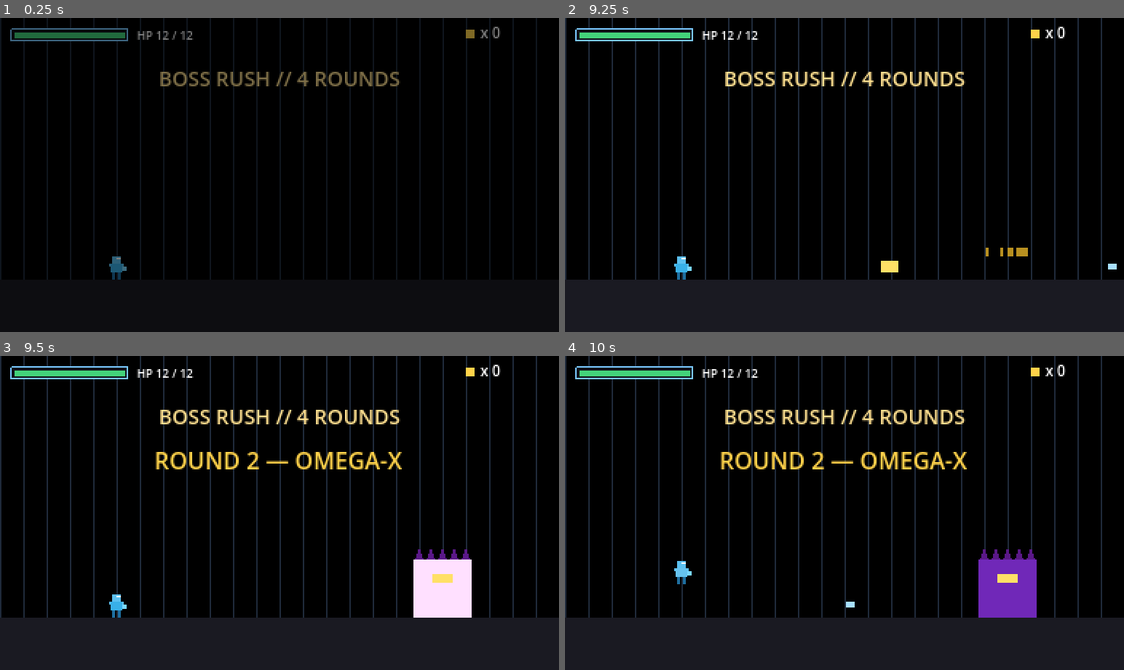
Above: before the commit, frames 1-4 (two rows, left to right).
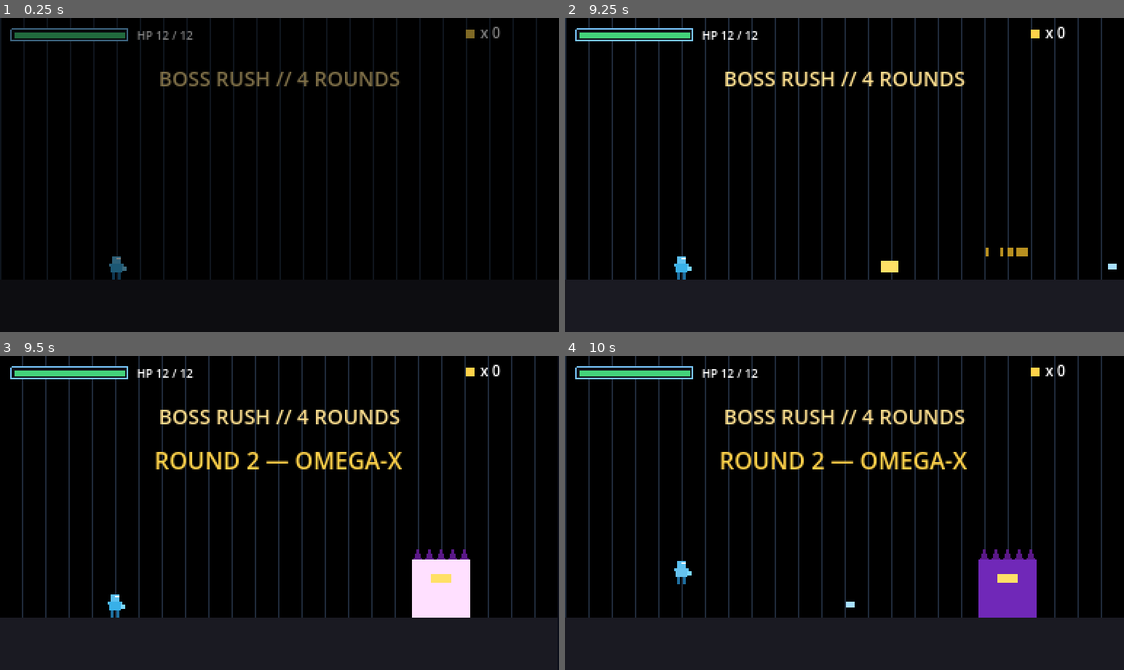
Above: after the commit, the same moments.

Repository: Arlong6/voltline
Game: Godot game, scene res://scenes/levels/boss_rush.tscn
Two runs of this game, one before a commit and one after it. Both use one fixed random seed, a clock stepped at 60 frames per second and the inputs below. This scene is started directly instead of the project's main scene.
Inputs (mouse positions are in pixels of both pictures, inside the frame that each line leads up to):
- Up to frame 1 (0.25 s): no input
- Up to frame 2 (9.25 s): tap Enter at 0.5, 5.1 s; move the mouse to (967, 159) at 0.52 s; hold Right (ui_right) 0.53-1.25 s; hold C (shoot) 0.53-1.25 s; click (967, 159) at 0.67 s; tap X (jump) at 0.77, 3.77, 6.77 s; drag from (732, 190) to (777, 269) at 1.27 s; move the mouse to (900, 105) at 2.02 s; hold Right (ui_right) 2.03-2.75 s; hold C (shoot) 2.03-2.75 s; drag from (816, 237) to (676, 127) at 2.77 s; move the mouse to (1012, 222) at 3.52 s; hold Left (ui_left) 3.53-4.25 s; hold C (shoot) 3.53-4.25 s; tap Alt at 3.6 s; tap Escape (pause) at 4.15 s; drag from (676, 127) to (995, 253) at 4.27 s; tap R (restart) at 5 s; move the mouse to (872, 175) at 5.02 s; hold Down 5.03-5.75 s; hold C (shoot) 5.03-5.75 s; click (872, 175) at 5.17 s; drag from (760, 96) to (682, 269) at 5.77 s; move the mouse to (967, 159) at 6.52 s; hold Up 6.53-7.25 s; hold C (shoot) 6.53-7.25 s; tap Space at 6.6 s; drag from (732, 190) to (939, 266) at 7.27 s; move the mouse to (900, 105) at 8.02 s; hold Down 8.03-8.75 s; hold C (shoot) 8.03-8.75 s; tap Tab at 8.1 s; drag from (816, 237) to (1001, 256) at 8.77 s
- Up to frame 3 (9.5 s): no input
- Up to frame 4 (10 s): move the mouse to (1012, 560) at 9.52 s; hold Up from 9.53 s (still down); hold C (shoot) from 9.53 s (still down); tap 2 at 9.6 s; click (1012, 560) at 9.67 s; tap X (jump) at 9.77 s

Frames 1-2 are identical in both runs. In frame 3, 10% of the frame differs, in the area x 0-100%, y 0-84%; in frame 4, nothing differs.

Commit message:
v0.63: 戰鬥手感 (hit-stop + screen shake) + 全 Boss 攻擊隨機化
== Hit-stop (Engine.time_scale dial)
- Game.hit_stop(duration, scale) freezes Engine.time_scale to `scale`
  for `duration` wall-clock seconds, then decays back to 1.0.
- Wired into Bullet._on_body_entered:
  - Lv2 super hit:  freeze to 0.02 for 100ms (heavy)
  - Lv1 charge hit: freeze to 0.15 for 50ms (medium)
  - Lv0 normal hit: no freeze (rapid-fire stays snappy)
- Wired into DestructibleWall break: 100ms heavy freeze on the moment
  a wall shatters.
- Wired into Boss.die: 220ms full freeze (scale=0) for the climax.

== Screen shake
- Game.request_shake(strength) relays to active player.shake().
- Player.shake(strength) is now public (calls existing _shake_camera).
- Lv2 hits: 3.0 shake; Lv1 hits: 1.5 shake; boss death: 6.0 shake.

== Boss attack variety (all 5 bosses)
- Shared attack helpers live in Boss base now: _attack_aimed_single,
  _attack_spread_n, _attack_radial_8, _attack_radial_4, _attack_volley_3.
- R-08:      P1 pool aimed/aimed/aimed/volley
             P2 pool spread3/spread3/volley/aimed
- OMEGA-X:   P1 pool aimed/aimed/volley/spread3
             P2 pool spread5/spread5/volley/aimed/volley
- TYRANT-Z:  P1 pool aimed/spread3/volley/aimed
             P2 pool spread7/spread7/radial4/volley/aimed
- TYRANT-Z²: P1 pool spread5/aimed/volley/spread5
             P2 pool spread9/spread9/radial8/volley/spread5
- GRID-0:    (unchanged from v0.62 — already had the picker)
- Cadence randomised per boss (R-08 0.4-0.9s, OMEGA 0.35-0.75s,
  TYRANT-Z 0.3-0.7s, TYRANT-Z² 0.25-0.55s) so rhythm can't be memorised.

== Game autoload _process consolidation
- Removed the duplicate _process at the bottom of game.gd; the new hit-stop
  decay logic is unified with the session_time tick at the top.

== Tests (190 passing, no regressions)
- Boss tests untouched (they verify HP/damage/died signal, not patterns).

Diff:
--- a/src/autoloads/game.gd
+++ b/src/autoloads/game.gd
@@ -47,6 +47,59 @@
 ## Total number of stage runs initiated since save creation. Bumped by
 ## reset_run() so dying + retrying counts as one run.
 var total_runs: int = 0
+
+# ---------------------------------------------------------------------------
+# Hit-stop (v0.63) — Engine.time_scale dial that decays back to 1 over
+# `_hit_stop_remaining` seconds. Triggered by impactful events (Lv2 super
+# bullet hits enemy, boss damage taken, big boss death). Visual "freeze"
+# that punches up the moment of impact.
+# ---------------------------------------------------------------------------
+
+var _hit_stop_remaining: float = 0.0
+var _hit_stop_scale: float = 1.0
+
+
+## Requests a screen-shake on the active player's camera. Pure relay
+## so callers (Bullet, Boss death, etc.) don't have to look up the
+## player themselves. No-op in test mode and if no player is in the tree.
+func request_shake(strength: float) -> void:
+	if test_mode:
+		return
+	var tree: SceneTree = (Engine.get_main_loop() as SceneTree)
+	if tree == null:
+		return
+	var player: Node = tree.get_first_node_in_group("player")
+	if player != null and player.has_method("shake"):
+		player.shake(strength)
+
+
+## Triggers a brief slowdown. `duration` is wall-clock seconds the
+## slowdown lasts; `scale` is the time_scale during the freeze (lower =
+## more freeze, 0.0 = full pause). Subsequent calls extend if the new
+## window is heavier.
+func hit_stop(duration: float = 0.06, scale: float = 0.05) -> void:
+	if test_mode:
+		return
+	# Only override if the incoming freeze is at least as heavy.
+	if scale < _hit_stop_scale or _hit_stop_remaining <= 0.0:
+		_hit_stop_scale = scale
+	_hit_stop_remaining = maxf(_hit_stop_remaining, duration)
+	Engine.time_scale = _hit_stop_scale
+
+
+func _process(delta: float) -> void:
+	if current_area.begins_with("stage_") or current_area == "boss_rush":
+		session_time += delta
+	if _hit_stop_remaining > 0.0:
+		# Decay in WALL-clock seconds, not delta (delta is already
+		# stretched by time_scale). get_process_delta_time() returns
+		# unscaled delta when called from _process? Actually it returns
+		# scaled. Use raw delta but factor by 1/time_scale.
+		var wall_delta: float = delta / maxf(_hit_stop_scale, 0.001)
+		_hit_stop_remaining = maxf(_hit_stop_remaining - wall_delta, 0.0)
+		if _hit_stop_remaining <= 0.0:
+			_hit_stop_scale = 1.0
+			Engine.time_scale = 1.0
 
 # ---------------------------------------------------------------------------
 # Settings — persisted, mutated by the pause-menu sliders.
@@ -344,11 +397,6 @@
 	goto_level("cutscene")
 
 
-func _process(delta: float) -> void:
-	if current_area.begins_with("stage_"):
-		session_time += delta
-
-
 ## Resolves a logical key to a scene path and triggers a deferred change.
 ## No-op for unknown keys (warning only) so a typo doesn't crash the game.
 func goto_level(key: String) -> void:
--- a/src/scripts/boss.gd
+++ b/src/scripts/boss.gd
@@ -94,22 +94,33 @@
 	queue_redraw()
 
 
-# Locates the player via the "player" group and spawns 1 or 3 bullets.
-# Phase 1 (hp >= phase_2_hp_pct * max_hp): single tracked bullet.
-# Phase 2 (hp <  phase_2_hp_pct * max_hp): 3-bullet spread at ±spread_angle.
+# v0.63 — phase-aware RANDOMIZED pattern picker. R-08 keeps a small pool
+# (it's the first boss) but no longer fires a fixed pattern. Subclasses
+# (FinalBoss / TyrantZ / TyrantZ2 / GridZero) override with their own pools.
 func _fire_at_player() -> void:
 	var player: Node2D = get_tree().get_first_node_in_group("player")
 	if player == null:
 		return
 	var direction: Vector2 = (player.global_position - global_position).normalized()
 	var hp_pct: float = float(hp) / float(max_hp)
+
+	var pool: PackedStringArray
 	if hp_pct < phase_2_hp_pct:
-		var spread_rad: float = deg_to_rad(spread_angle_deg)
-		_spawn_enemy_bullet(direction.rotated(-spread_rad))
-		_spawn_enemy_bullet(direction)
-		_spawn_enemy_bullet(direction.rotated(spread_rad))
+		# Phase 2: spread + volley + occasional aimed.
+		pool = PackedStringArray(["spread", "spread", "volley", "aimed"])
 	else:
-		_spawn_enemy_bullet(direction)
+		# Phase 1: mostly aimed but throw in one volley so the player
+		# can't camp a single line forever.
+		pool = PackedStringArray(["aimed", "aimed", "aimed", "volley"])
+
+	var pattern: String = pool[randi() % pool.size()]
+	match pattern:
+		"aimed":  _attack_aimed_single(direction)
+		"spread": _attack_spread_n(direction, 3, spread_angle_deg)
+		"volley": _attack_volley_3(direction)
+
+	_shoot_timer = randf_range(0.4, 0.9)
+
 	if not Game.test_mode:
 		Sfx.play("shoot_enemy")
 
@@ -119,6 +130,47 @@
 	bullet.velocity = direction * bullet_speed
 	bullet.global_position = global_position
 	get_parent().add_child(bullet)
+
+
+# ---------------------------------------------------------------------------
+# Shared attack pattern helpers (v0.63 — subclasses pick from these)
+# ---------------------------------------------------------------------------
+
+## Single tracked bullet aimed at the player.
+func _attack_aimed_single(direction: Vector2) -> void:
+	_spawn_enemy_bullet(direction)
+
+
+## N-bullet symmetric fan with `spread_deg` half-angle. count must be odd.
+func _attack_spread_n(direction: Vector2, count: int, spread_deg: float) -> void:
+	var spread: float = deg_to_rad(spread_deg)
+	var half: int = (count - 1) / 2
+	for i in range(-half, half + 1):
+		var angle: float = spread * float(i) / float(maxi(half, 1))
+		_spawn_enemy_bullet(direction.rotated(angle))
+
+
+## 8-bullet 360° radial burst originating from the boss.
+func _attack_radial_8() -> void:
+	for i in 8:
+		var angle: float = TAU * float(i) / 8.0
+		_spawn_enemy_bullet(Vector2.RIGHT.rotated(angle))
+
+
+## 4-bullet cardinal radial (up/down/left/right).
+func _attack_radial_4() -> void:
+	_spawn_enemy_bullet(Vector2.UP)
+	_spawn_enemy_bullet(Vector2.DOWN)
+	_spawn_enemy_bullet(Vector2.LEFT)
+	_spawn_enemy_bullet(Vector2.RIGHT)
+
+
+## 3 quick shots aimed at the player with small angle jitter — reads
+## as a concentrated burst.
+func _attack_volley_3(direction: Vector2) -> void:
+	for i in 3:
+		var jitter: float = deg_to_rad(randf_range(-6.0, 6.0))
+		_spawn_enemy_bullet(direction.rotated(jitter))
 
 
 # Override Enemy.die so the stage gets a single signal it can hook into,
@@ -134,6 +186,10 @@
 		Sfx.play("enemy_die")
 		_spawn_boss_death_particles()
 		_drop_coins(10, 18.0)
+		# Climactic hit-stop + heavy shake on boss death — punctuates
+		# the kill in a way that regular grunts shouldn't.
+		Game.hit_stop(0.22, 0.0)
+		Game.request_shake(6.0)
 	queue_free()
 
 
--- a/src/scripts/bullet.gd
+++ b/src/scripts/bullet.gd
@@ -85,10 +85,20 @@
 		return
 	if body is Enemy and body.is_alive:
 		body.take_damage(damage_for_level())
+		# Hit-stop + camera shake on impact — bigger for Lv2 super,
+		# regular for Lv1, none for Lv0 (so rapid-fire stays snappy).
+		if charge_level >= 2:
+			Game.hit_stop(0.10, 0.02)
+			Game.request_shake(3.0)
+		elif charge_level >= 1:
+			Game.hit_stop(0.05, 0.15)
+			Game.request_shake(1.5)
 		if charge_level >= 2:
 			return  # piercing — keep flying
 	elif body is DestructibleWall and not body.is_destroyed:
 		body.take_damage(damage_for_level())
+		if body.is_destroyed:
+			Game.hit_stop(0.10, 0.02)
 		# Pierce on Lv2 — only if our shot was the one that broke it.
 		if charge_level >= 2 and body.is_destroyed:
 			return
--- a/src/scripts/final_boss.gd
+++ b/src/scripts/final_boss.gd
@@ -37,22 +37,30 @@
 	_hop_timer = hop_interval * 0.5
 
 
-# Override Boss._fire_at_player: phase 1 = single tracked bullet (same
-# as parent), phase 2 = 5-bullet spread at ±_OMEGA_SPREAD_DEG.
+# v0.63 — randomised pattern picker. OMEGA-X mixes spread + volley +
+# aimed in phase 2; phase 1 keeps it readable with mostly aimed shots.
 func _fire_at_player() -> void:
 	var player: Node2D = get_tree().get_first_node_in_group("player")
 	if player == null:
 		return
 	var direction: Vector2 = (player.global_position - global_position).normalized()
 	var hp_pct: float = float(hp) / float(max_hp)
+
+	var pool: PackedStringArray
 	if hp_pct < phase_2_hp_pct:
-		var spread_rad: float = deg_to_rad(_OMEGA_SPREAD_DEG)
-		# Five-bullet spread evenly distributed across the full ±spread.
-		for i in range(-2, 3):
-			var angle: float = spread_rad * float(i) * 0.5
-			_spawn_enemy_bullet(direction.rotated(angle))
+		pool = PackedStringArray(["spread5", "spread5", "volley", "aimed", "volley"])
 	else:
-		_spawn_enemy_bullet(direction)
+		pool = PackedStringArray(["aimed", "aimed", "volley", "spread3"])
+
+	var pattern: String = pool[randi() % pool.size()]
+	match pattern:
+		"aimed":   _attack_aimed_single(direction)
+		"spread3": _attack_spread_n(direction, 3, _OMEGA_SPREAD_DEG * 0.6)
+		"spread5": _attack_spread_n(direction, 5, _OMEGA_SPREAD_DEG)
+		"volley":  _attack_volley_3(direction)
+
+	_shoot_timer = randf_range(0.35, 0.75)
+
 	if not Game.test_mode:
 		Sfx.play("shoot_enemy")
 
--- a/src/scripts/grid_zero.gd
+++ b/src/scripts/grid_zero.gd
@@ -158,31 +158,8 @@
 		Sfx.play("shoot_enemy")
 
 
-# ----- attack patterns -------------------------------------------------------
-
-func _attack_aimed_single(direction: Vector2) -> void:
-	_spawn_enemy_bullet(direction)
-
-
-func _attack_spread_n(direction: Vector2, count: int, spread_deg: float) -> void:
-	var spread: float = deg_to_rad(spread_deg)
-	var half: int = (count - 1) / 2
-	for i in range(-half, half + 1):
-		var angle: float = spread * float(i) / float(maxi(half, 1))
-		_spawn_enemy_bullet(direction.rotated(angle))
-
-
-func _attack_radial_8() -> void:
-	for i in 8:
-		var angle: float = TAU * float(i) / 8.0
-		_spawn_enemy_bullet(Vector2.RIGHT.rotated(angle))
-
-
-# 3 quick shots with small angle jitter — reads as a concentrated burst.
-func _attack_volley_3(direction: Vector2) -> void:
-	for i in 3:
-		var jitter: float = deg_to_rad(randf_range(-6.0, 6.0))
-		_spawn_enemy_bullet(direction.rotated(jitter))
+# attack pattern helpers live in Boss base (_attack_*) — shared across
+# all bosses since v0.63.
 
 
 func _draw() -> void:
--- a/src/scripts/player.gd
+++ b/src/scripts/player.gd
@@ -544,6 +544,13 @@
 	_spawn_position = pos
 
 
+## Public shake entry — Game.request_shake() calls this on the active
+## player so bullet hits, boss deaths, etc. can drive the camera kick
+## without each caller looking up the player themselves.
+func shake(strength: float) -> void:
+	_shake_camera(strength)
+
+
 # Tweens the child Camera2D's offset for a brief left-right kick.
 # No-op if the camera hasn't been attached yet (e.g. test environment).
 func _shake_camera(strength: float) -> void:
--- a/src/scripts/tyrant_z.gd
+++ b/src/scripts/tyrant_z.gd
@@ -34,21 +34,32 @@
 	_hop_timer = hop_interval * 0.5
 
 
-# Override fire pattern: phase 2 = 7-bullet spread instead of 3.
+# v0.63 — randomised picker. TYRANT-Z mixes wide 7-bullet spread + radial
+# bursts + volley in phase 2; phase 1 cycles aimed + small spread + volley
+# so the player can't park in one spot.
 func _fire_at_player() -> void:
 	var player: Node2D = get_tree().get_first_node_in_group("player")
 	if player == null:
 		return
 	var direction: Vector2 = (player.global_position - global_position).normalized()
 	var hp_pct: float = float(hp) / float(max_hp)
+
+	var pool: PackedStringArray
 	if hp_pct < phase_2_hp_pct:
-		var spread_rad: float = deg_to_rad(_TYRANT_SPREAD_DEG)
-		# Evenly distribute 7 shots from -spread to +spread.
-		for i in range(-3, 4):
-			var angle: float = spread_rad * float(i) / 3.0
-			_spawn_enemy_bullet(direction.rotated(angle))
+		pool = PackedStringArray(["spread7", "spread7", "radial", "volley", "aimed"])
 	else:
-		_spawn_enemy_bullet(direction)
+		pool = PackedStringArray(["aimed", "spread3", "volley", "aimed"])
+
+	var pattern: String = pool[randi() % pool.size()]
+	match pattern:
+		"aimed":   _attack_aimed_single(direction)
+		"spread3": _attack_spread_n(direction, 3, _TYRANT_SPREAD_DEG * 0.5)
+		"spread7": _attack_spread_n(direction, 7, _TYRANT_SPREAD_DEG)
+		"radial":  _attack_radial_4()
+		"volley":  _attack_volley_3(direction)
+
+	_shoot_timer = randf_range(0.3, 0.7)
+
 	if not Game.test_mode:
 		Sfx.play("shoot_enemy")
 
--- a/src/scripts/tyrant_z2.gd
+++ b/src/scripts/tyrant_z2.gd
@@ -64,21 +64,32 @@
 		_spawn_enemy_bullet(dir)
 
 
-# Phase 2 = 9-bullet ±32° spread instead of 3.
+# v0.63 — randomised picker. TYRANT-Z² is the heaviest of the spread
+# bosses: phase 2 mixes huge 9-bullet spread, 8-direction radial, and
+# fast 3-shot volleys. Phase 1 ramps up with 5-bullet spread + volley.
 func _fire_at_player() -> void:
 	var player: Node2D = get_tree().get_first_node_in_group("player")
 	if player == null:
 		return
 	var direction: Vector2 = (player.global_position - global_position).normalized()
 	var hp_pct: float = float(hp) / float(max_hp)
+
+	var pool: PackedStringArray
 	if hp_pct < phase_2_hp_pct:
-		var spread_rad: float = deg_to_rad(_T2_SPREAD_DEG)
-		# 9 evenly-distributed shots from -spread to +spread.
-		for i in range(-4, 5):
-			var angle: float = spread_rad * float(i) / 4.0
-			_spawn_enemy_bullet(direction.rotated(angle))
+		pool = PackedStringArray(["spread9", "spread9", "radial8", "volley", "spread5"])
 	else:
-		_spawn_enemy_bullet(direction)
+		pool = PackedStringArray(["spread5", "aimed", "volley", "spread5"])
+
+	var pattern: String = pool[randi() % pool.size()]
+	match pattern:
+		"aimed":   _attack_aimed_single(direction)
+		"spread5": _attack_spread_n(direction, 5, _T2_SPREAD_DEG * 0.6)
+		"spread9": _attack_spread_n(direction, 9, _T2_SPREAD_DEG)
+		"radial8": _attack_radial_8()
+		"volley":  _attack_volley_3(direction)
+
+	_shoot_timer = randf_range(0.25, 0.55)
+
 	if not Game.test_mode:
 		Sfx.play("shoot_enemy")
 
